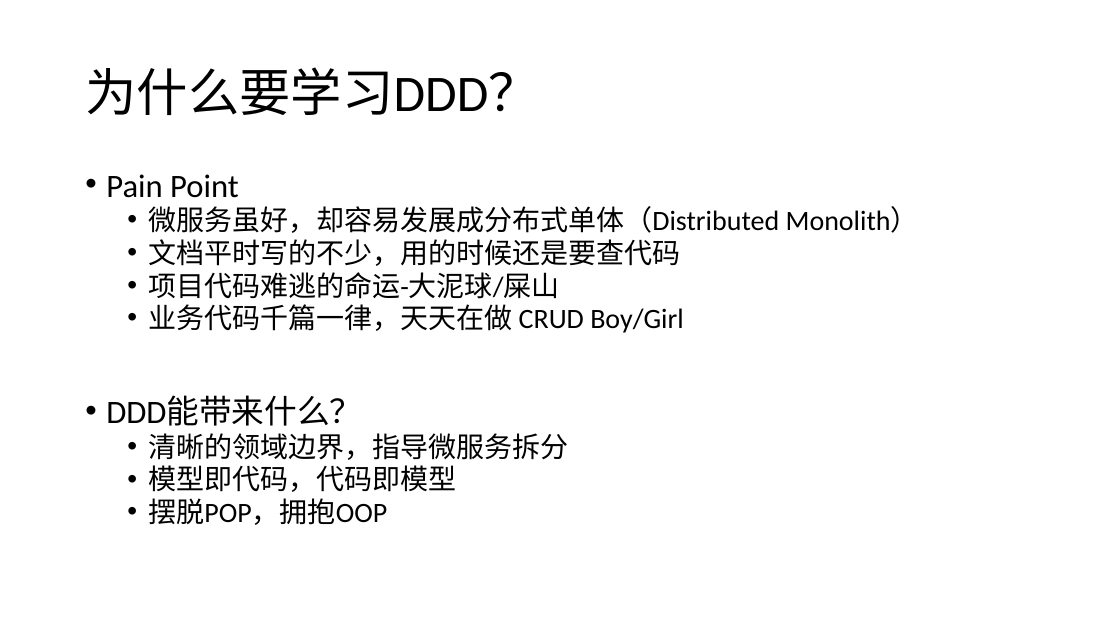
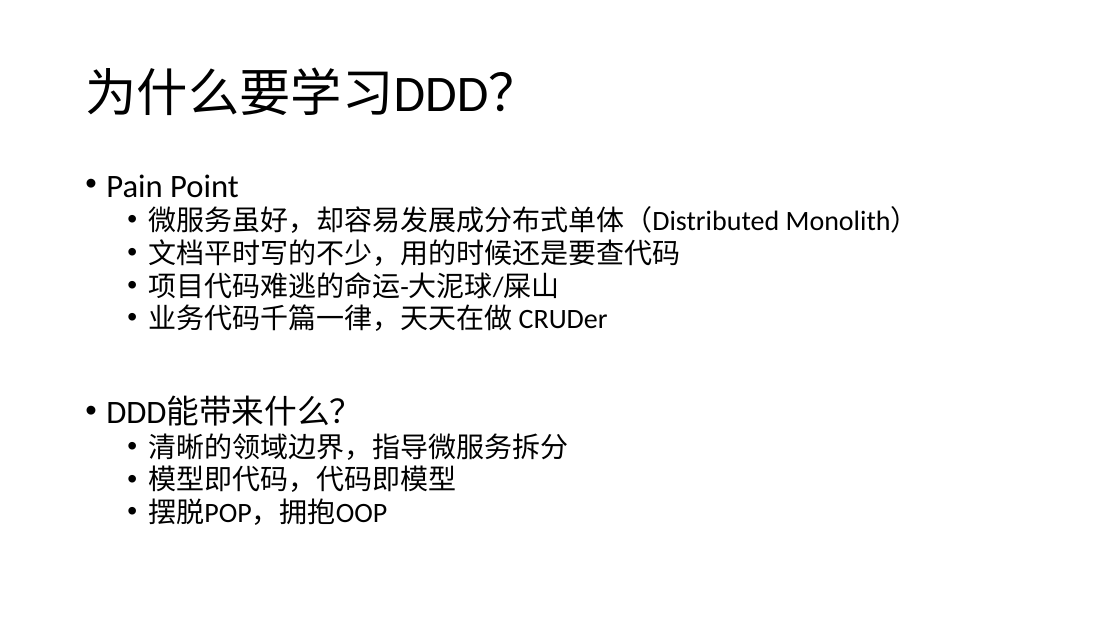
Before and after one commit to DanielFeb/studynotes, a slide deck: slide 3 of ddd/领域驱动设计-驱动.pptx. Drawn at 1120x630 pixels with LibreOffice and Linux fonts; fonts in the diff are those of the drawing. Boxes give left, top, right and bottom in pixels: in the first picture for what was removed or moved away, otherwise in the second. Text is boxed around its words. In the diff, an @@ line names an element or a change of style, - is before the commit and + after.

```diff
--- a/ddd/领域驱动设计-驱动.pptx
+++ b/ddd/领域驱动设计-驱动.pptx
@@ text at [148, 304, 608, 331]: text changed @@
-  • 业务代码千篇一律，天天在做 CRUD Boy/Girl
+  • 业务代码千篇一律，天天在做 CRUDer
```
Also in this commit, not shown: 1 other file.
